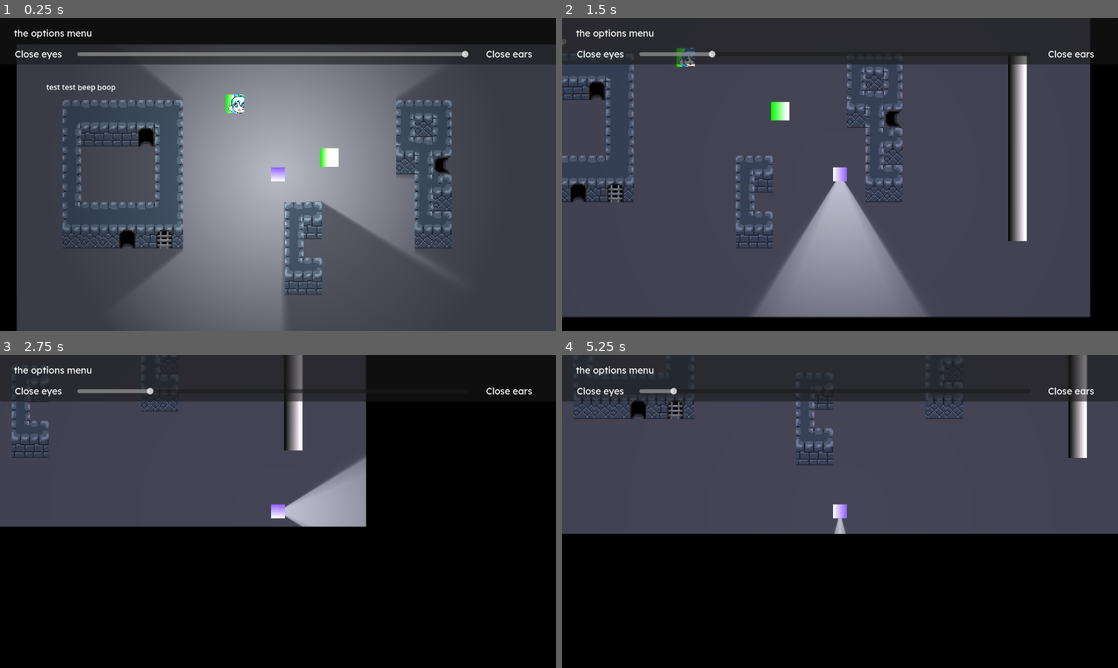
Above: before the commit, frames 1-4 (two rows, left to right).
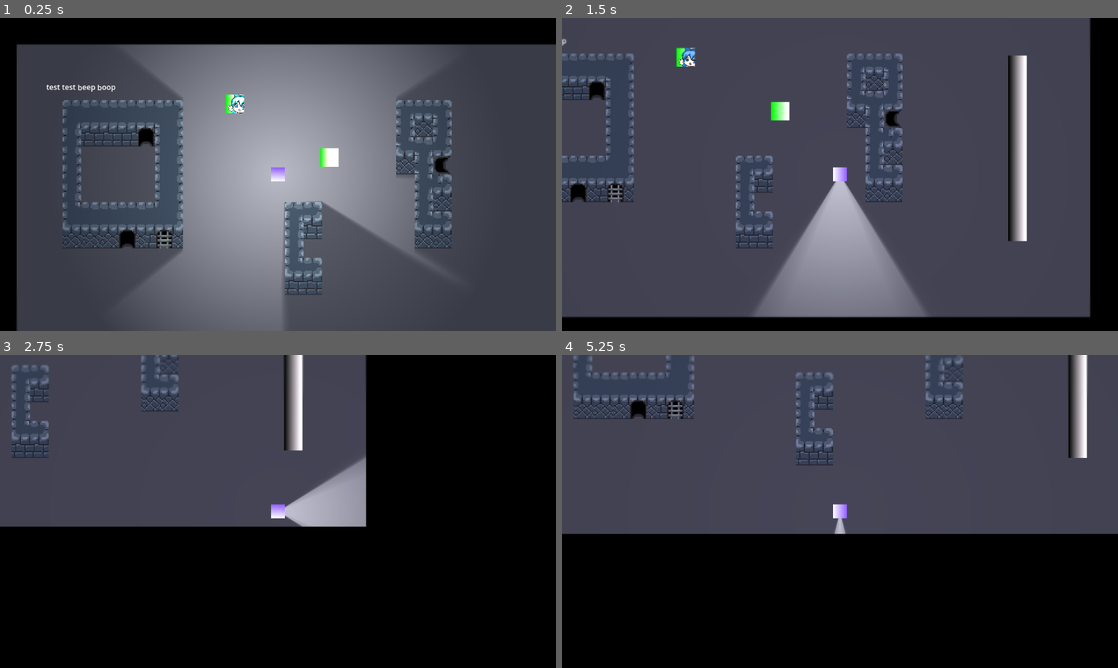
Above: after the commit, the same moments.

Repository: spdskatr/perplex-temple
Game: Godot game, scene res://scenes/test_spdskatr.tscn
Two runs of this game, one before a commit and one after it. Both use one fixed random seed, a clock stepped at 60 frames per second and the inputs below. This scene is started directly instead of the project's main scene.
Inputs:
- Up to frame 1 (0.25 s): no input
- Up to frame 2 (1.5 s): tap Enter (accept) at 0.5 s; hold Right (right) 0.53-1.28 s; hold Q (DecreaseVision) 0.53-1.28 s; hold Down (down) from 1.28 s (still down); tap E (IncreaseVision) at 1.35 s
- Up to frame 3 (2.75 s): release Down (down) at 2.03 s; hold Right (right) from 2.03 s (still down); hold Enter (accept) from 2.03 s (still down)
- Up to frame 4 (5.25 s): release Right (right) at 2.78 s; release Enter (accept) at 2.78 s; hold Up (up) 2.78-3.53 s; tap Shift (shift) at 2.85 s; tap Enter (accept) at 3.5, 5 s; hold Q (DecreaseVision) 3.53-4.28 s; hold Left (left) 3.53-5.03 s; tap E (IncreaseVision) at 4.35 s; hold Down (down) from 5.03 s (still down); hold Enter (accept) from 5.03 s (still down)

The runs differ from the first frame. In frame 1, 5.6% of the frame differs, in the area x 2-100%, y 3-15%; in frame 2, 14%; in frame 3, 9.6%; in frame 4, 15%, in the area x 0-100%, y 0-15%.

Commit message:
Reconcile duplicate hud files

Diff:
--- a/scenes/hud.gd
+++ /dev/null
@@ -1,5 +0,0 @@
-extends CanvasLayer
-
-
-func _ready() -> void:
-	Global.hud = self
--- a/scenes/hud.tscn
+++ b/scenes/hud.tscn
@@ -1,11 +1,11 @@
-[gd_scene load_steps=7 format=3 uid="uid://d3bbckj3x7cqi"]
+[gd_scene load_steps=8 format=3 uid="uid://d3bbckj3x7cqi"]
 
 [ext_resource type="Shader" path="res://assets/tilt_shift.gdshader" id="1_0t4cp"]
-[ext_resource type="Script" path="res://scenes/hud.gd" id="1_q828l"]
+[ext_resource type="Script" path="res://scenes/scripts/hud.gd" id="1_admbs"]
 [ext_resource type="Script" path="res://scenes/scripts/test_zeyonaut/h_slider.gd" id="2_o4r6h"]
+[ext_resource type="FontFile" uid="uid://bqi64atqmb4qq" path="res://assets/fonts/Lexend-Regular.ttf" id="4_2m57d"]
 [ext_resource type="Script" path="res://hud/on_ice.gd" id="4_8dus3"]
 [ext_resource type="Script" path="res://scenes/on_weight.gd" id="5_4x68v"]
-[ext_resource type="FontFile" uid="uid://bqi64atqmb4qq" path="res://assets/fonts/Lexend-Regular.ttf" id="4_2m57d"]
 
 [sub_resource type="ShaderMaterial" id="ShaderMaterial_ntdl8"]
 shader = ExtResource("1_0t4cp")
@@ -15,7 +15,7 @@
 shader_parameter/is_debug = false
 
 [node name="HUD" type="CanvasLayer"]
-script = ExtResource("1_q828l")
+script = ExtResource("1_admbs")
 
 [node name="Tilt-Shift" type="ColorRect" parent="."]
 material = SubResource("ShaderMaterial_ntdl8")
@@ -25,6 +25,7 @@
 metadata/_edit_lock_ = true
 
 [node name="SliderBox" type="Control" parent="."]
+visible = false
 layout_mode = 3
 anchors_preset = 0
 offset_right = 1000.0
@@ -45,24 +46,6 @@
 focus_mode = 0
 value = 100.0
 script = ExtResource("2_o4r6h")
-
-[node name="OnIce" type="Node2D" parent="."]
-position = Vector2(1088, 64)
-script = ExtResource("4_8dus3")
-
-[node name="ColorRect" type="ColorRect" parent="OnIce"]
-offset_right = 40.0
-offset_bottom = 40.0
-color = Color(0, 1, 1, 1)
-
-[node name="OnWeight" type="Node2D" parent="."]
-position = Vector2(1024, 64)
-script = ExtResource("5_4x68v")
-
-[node name="ColorRect" type="ColorRect" parent="OnWeight"]
-offset_right = 40.0
-offset_bottom = 40.0
-color = Color(0.374139, 0.374139, 0.374139, 1)
 
 [node name="Label" type="Label" parent="SliderBox/Panel"]
 layout_mode = 0
@@ -93,3 +76,21 @@
 theme_override_fonts/font = ExtResource("4_2m57d")
 theme_override_font_sizes/font_size = 20
 text = "Close ears"
+
+[node name="OnIce" type="Node2D" parent="."]
+position = Vector2(1088, 64)
+script = ExtResource("4_8dus3")
+
+[node name="ColorRect" type="ColorRect" parent="OnIce"]
+offset_right = 40.0
+offset_bottom = 40.0
+color = Color(0, 1, 1, 1)
+
+[node name="OnWeight" type="Node2D" parent="."]
+position = Vector2(1024, 64)
+script = ExtResource("5_4x68v")
+
+[node name="ColorRect" type="ColorRect" parent="OnWeight"]
+offset_right = 40.0
+offset_bottom = 40.0
+color = Color(0.374139, 0.374139, 0.374139, 1)
--- a/scenes/scripts/hud.gd
+++ b/scenes/scripts/hud.gd
@@ -2,6 +2,9 @@
 
 @export var enable_menu_toggle : bool = true
 var menu_open = false
+
+func _ready() -> void:
+	Global.hud = self
 
 func _input(event):
 	if event.is_action_pressed("ui_cancel"):  # Escape key (default in Godot)
